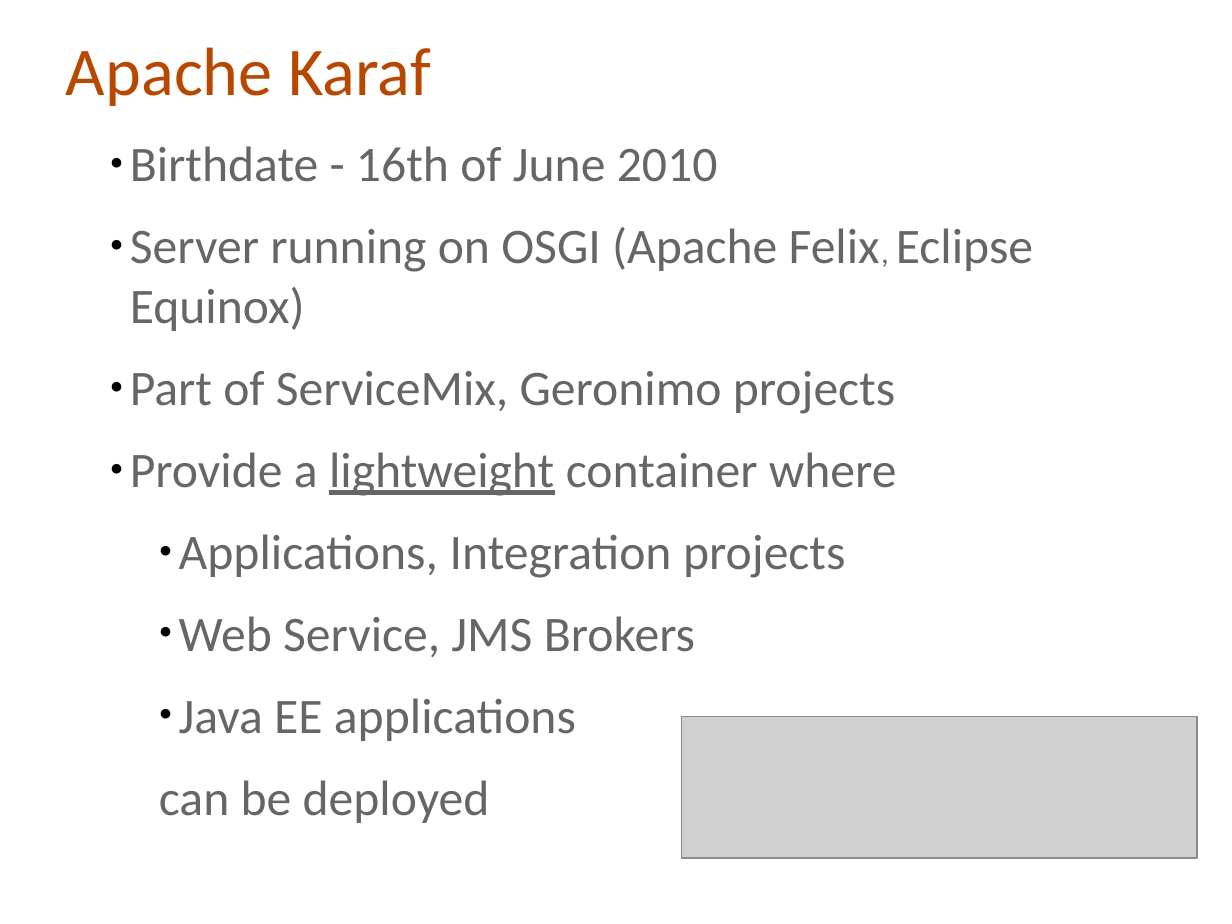
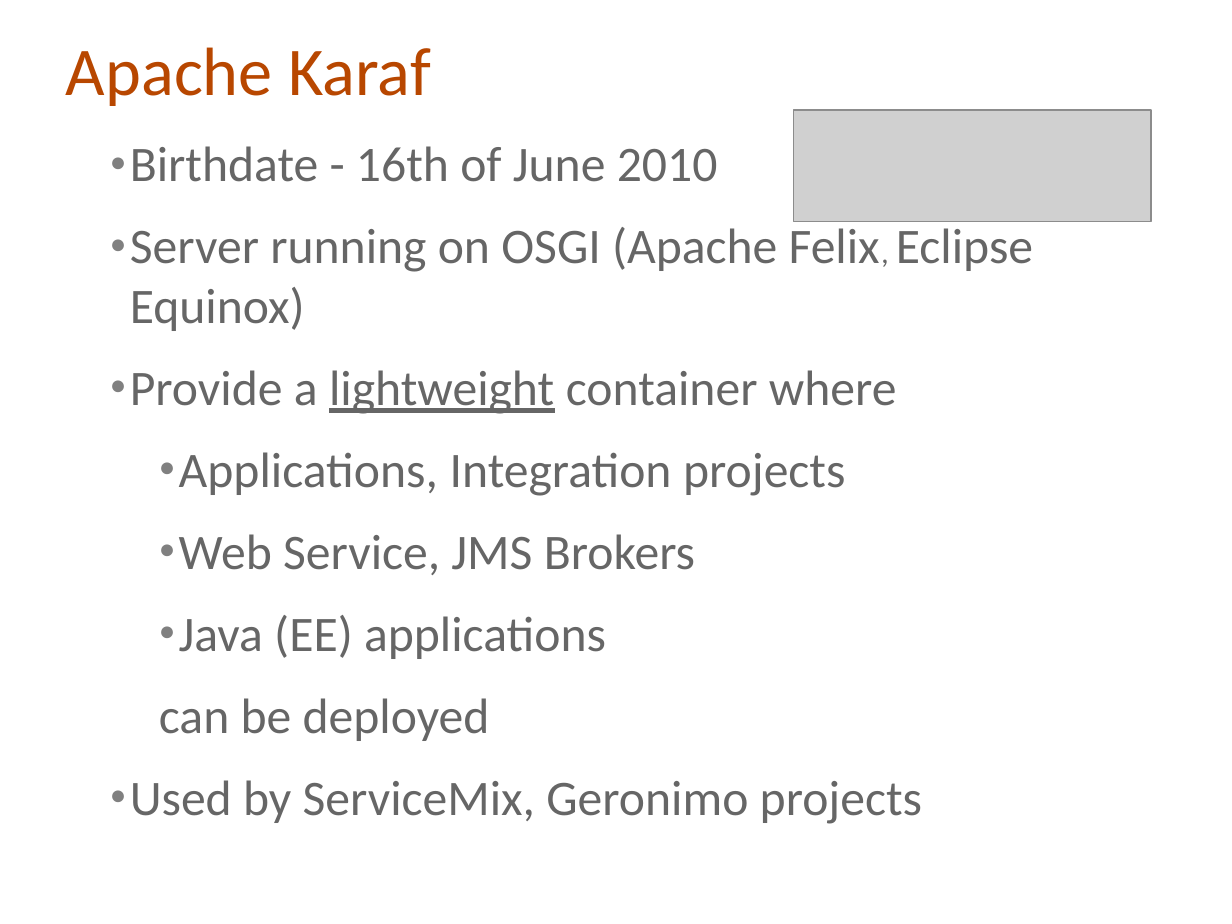
Before and after one commit to cmoulliard/apachecon-2012, a slide deck: slide 15 of karaf-ee-apachecon_eu_2012.odp (slide 14 before the commit). Drawn at 1232x924 pixels with LibreOffice and Linux fonts; fonts in the diff are those of the drawing; grey boxes stand for pictures; background and template pictures are left out. Boxes give left, top, right and bottom in pixels: in the first picture for what was removed or moved away, otherwise in the second. Text is boxed around its words. In the diff, an @@ line names an element or a change of style, - is before the commit and + after.

```diff
--- a/karaf-ee-apachecon_eu_2012.odp
+++ b/karaf-ee-apachecon_eu_2012.odp
@@ picture: place and size @@
-picture at (682,717,1197,857)
+picture at (794,110,1152,221)
@@ text at (130,146,1033,575): bullet colour #000000 to #808080 @@
@@ text at (130,371,895,414): paragraph removed @@
-● Part of ServiceMix, Geronimo projects
@@ text at (179,615,606,659): text changed @@
-● Java EE applications
+● Java (EE) applications
@@ text at (130,780,922,824): paragraph added @@
+● Used by ServiceMix, Geronimo projects
```
Also in this commit, not shown: 27 other slides changed, 7 slides added, 5 slides removed.
